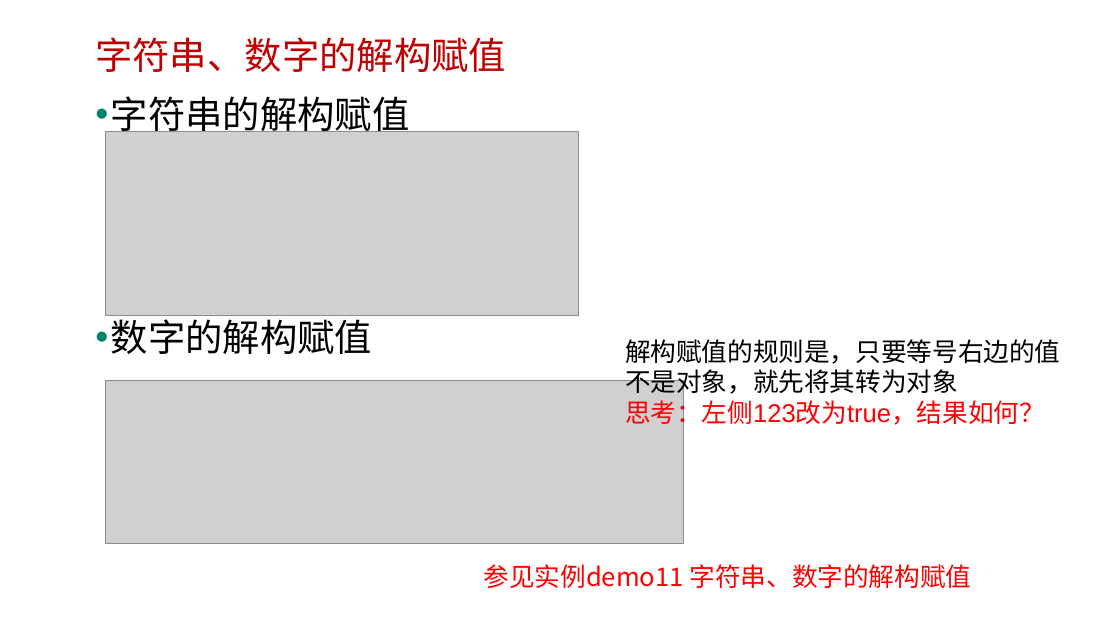
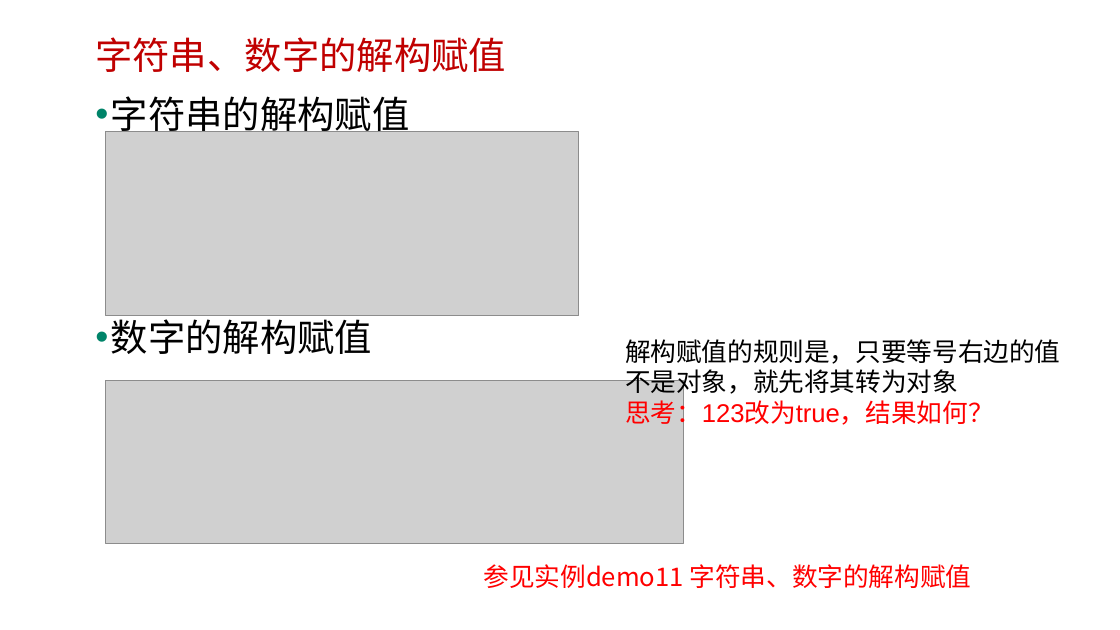
Before and after one commit to edu2act/course-javascript-advanced, a slide deck: slide 6 of 课程PPT/28.ES6中变量的解构赋值.pptx (slide 8 before the commit). Drawn at 1120x630 pixels with LibreOffice and Linux fonts; fonts in the diff are those of the drawing; grey boxes stand for pictures; background and template pictures are left out. Boxes give left, top, right and bottom in pixels: in the first picture for what was removed or moved away, otherwise in the second. Text is boxed around its words. In the diff, an @@ line names an element or a change of style, - is before the commit and + after.

```diff
--- a/课程PPT/28.ES6中变量的解构赋值.pptx
+++ b/课程PPT/28.ES6中变量的解构赋值.pptx
@@ text at bbox=[625, 396, 994, 429]: text changed @@
-思考：左侧123改为true，结果如何？
+思考：123改为true，结果如何？
```
Also in this commit, not shown: 2 slides removed, 8 other files.
